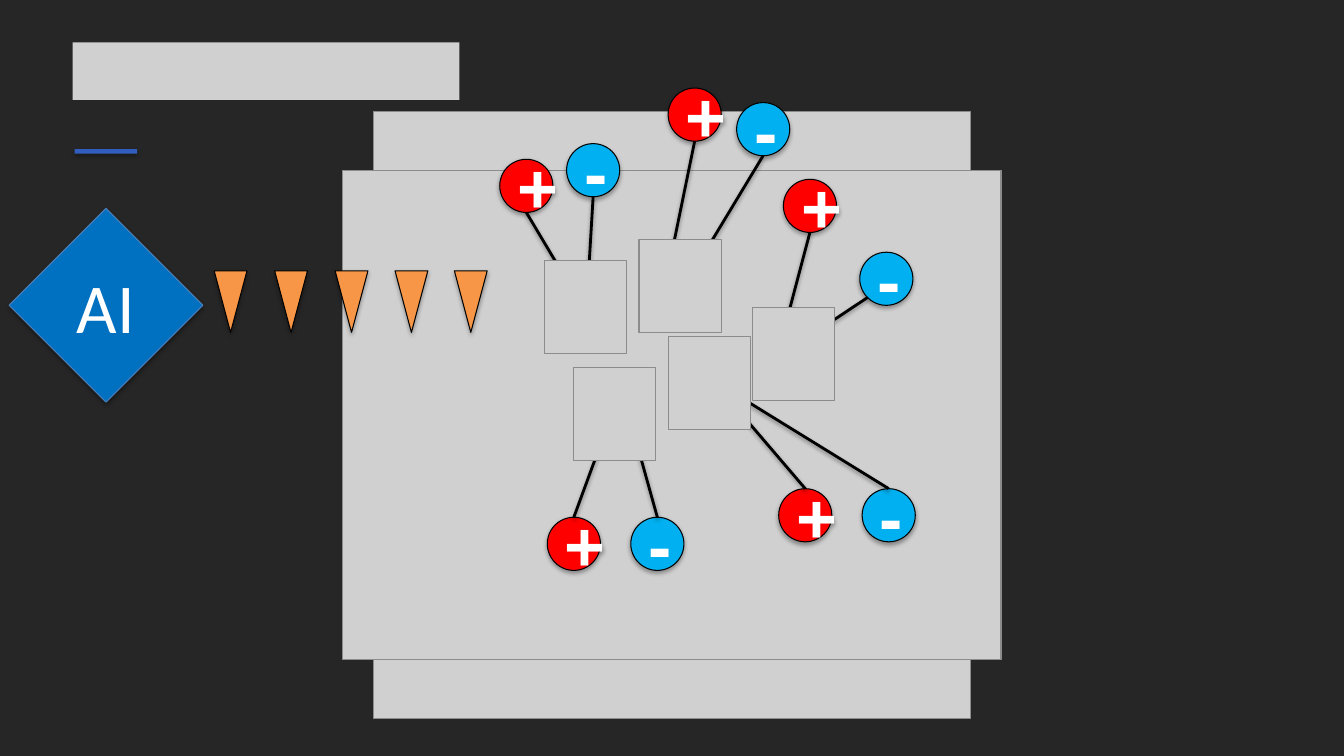
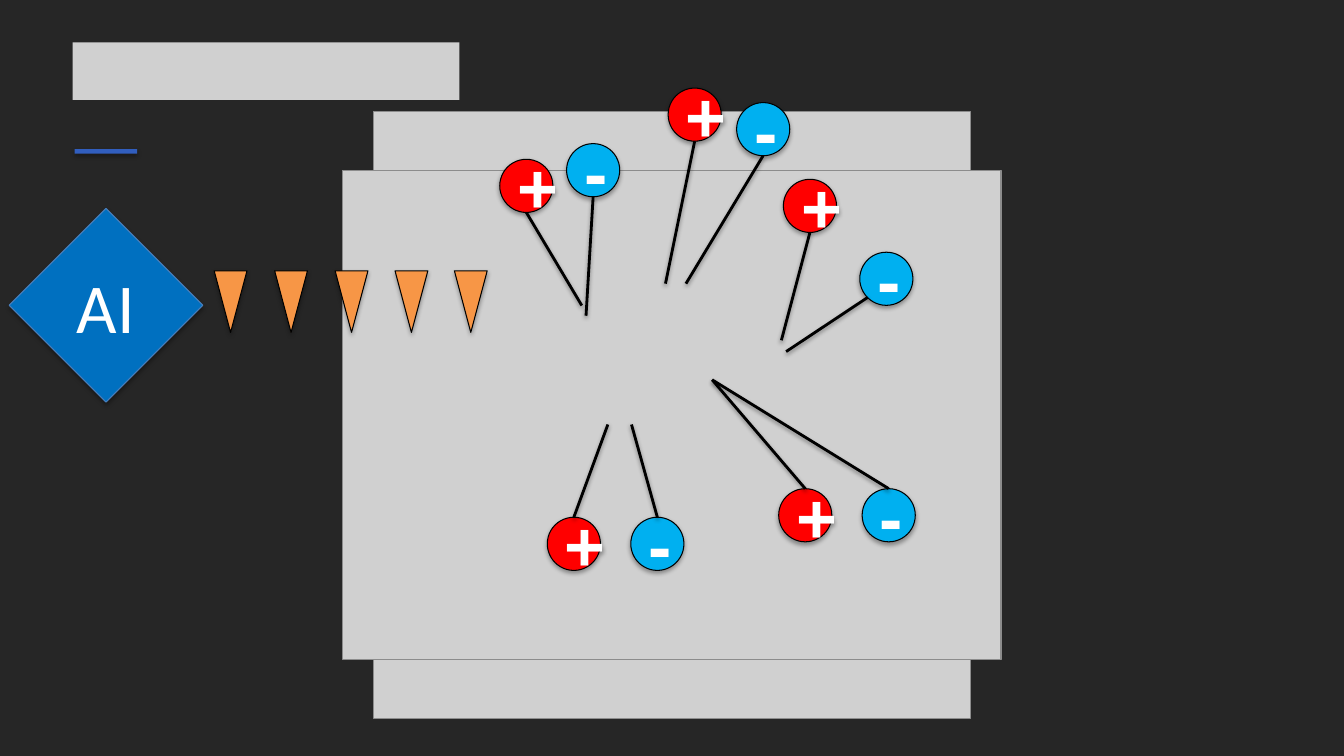
Before and after one commit to ohyunu525/KK-AI, a slide deck: slide 34 of Documents/보고서 파일.pptx. Drawn at 1344x756 pixels with LibreOffice and Linux fonts; fonts in the diff are those of the drawing; grey boxes stand for pictures. Boxes give left, top, right and bottom in pixels: in the first picture for what was removed or moved away, otherwise in the second. Text is boxed around its words. In the diff, an @@ line names an element or a change of style, - is before the commit and + after.

```diff
--- a/Documents/보고서 파일.pptx
+++ b/Documents/보고서 파일.pptx
@@ picture removed at (544,260,626,353) @@
@@ picture removed at (639,240,721,333) @@
@@ picture removed at (753,309,835,401) @@
@@ picture removed at (668,337,750,430) @@
@@ picture removed at (574,368,655,461) @@
```
Also in this commit, not shown: 2 other slides changed.
